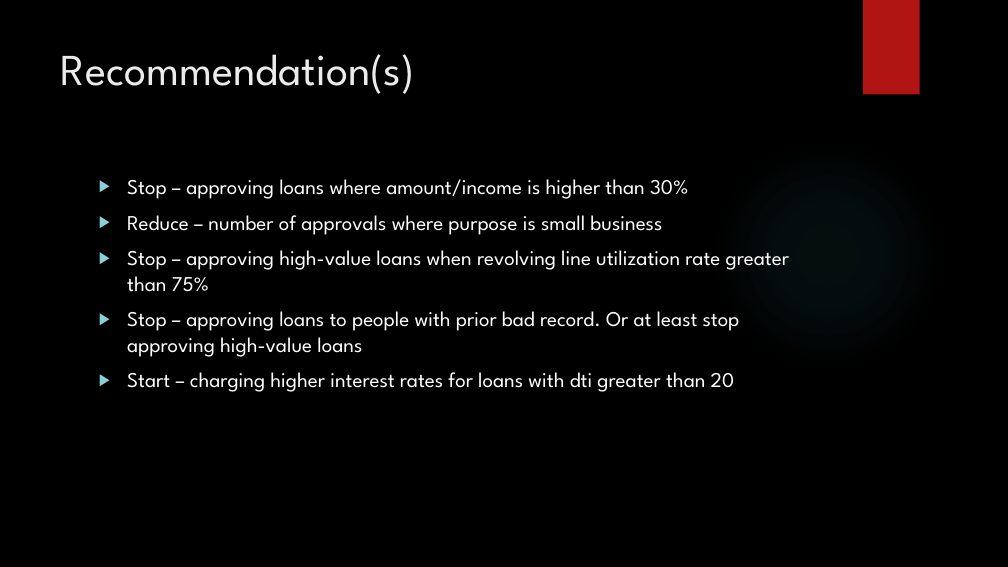
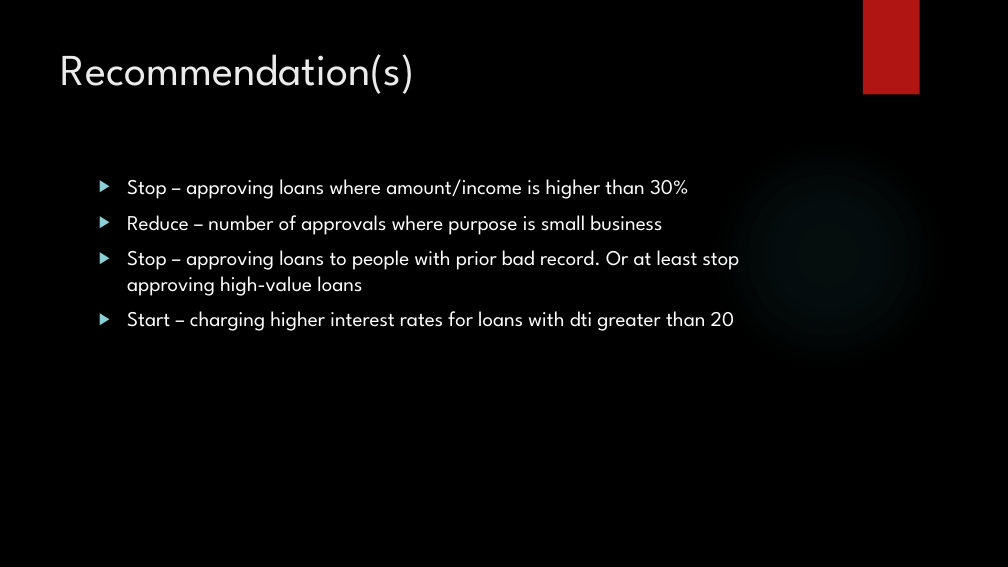
Before and after one commit to subhabrata-ghosh-1988/lending_club_case_study, a slide deck: slide 19 of Subhabrata_Ghosh_Lending_Club_Case_Study.pptx. Drawn at 1008x567 pixels with LibreOffice and Linux fonts; fonts in the diff are those of the drawing; background and template pictures are left out. Boxes give left, top, right and bottom in pixels: in the first picture for what was removed or moved away, otherwise in the second. Text is boxed around its words. In the diff, an @@ line names an element or a change of style, - is before the commit and + after.

```diff
--- a/Subhabrata_Ghosh_Lending_Club_Case_Study.pptx
+++ b/Subhabrata_Ghosh_Lending_Club_Case_Study.pptx
@@ text at (127,250,789,292): paragraph removed @@
-▶ Stop – approving high-value loans when revolving line utilization rate greater than 75%
```
Also in this commit, not shown: 6 other slides changed, 1 slide added, 1 slide removed, 3 other files.
